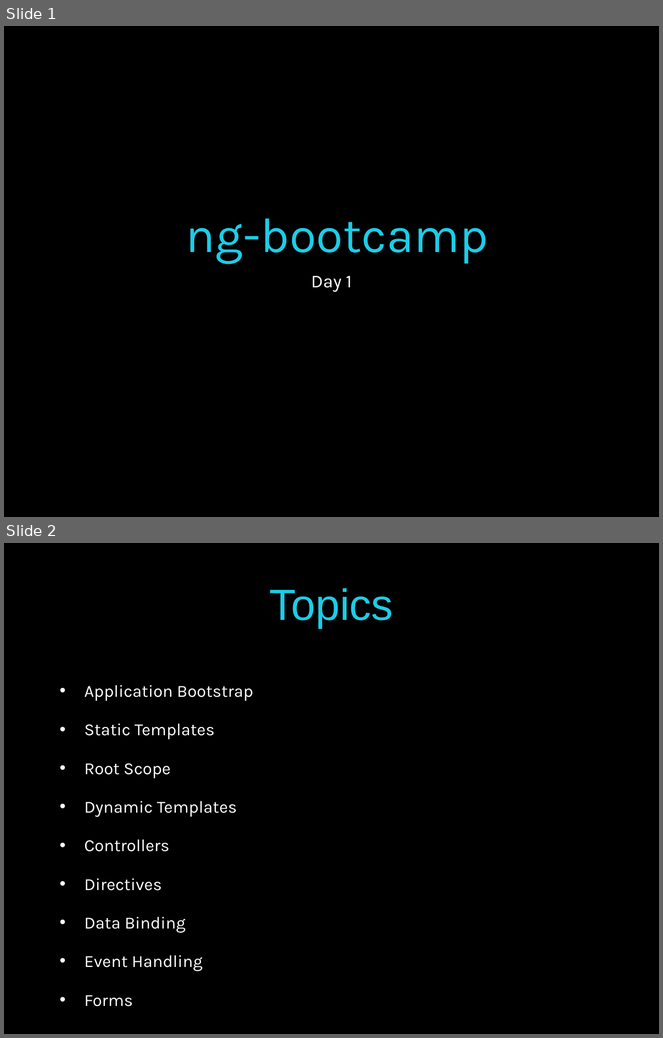
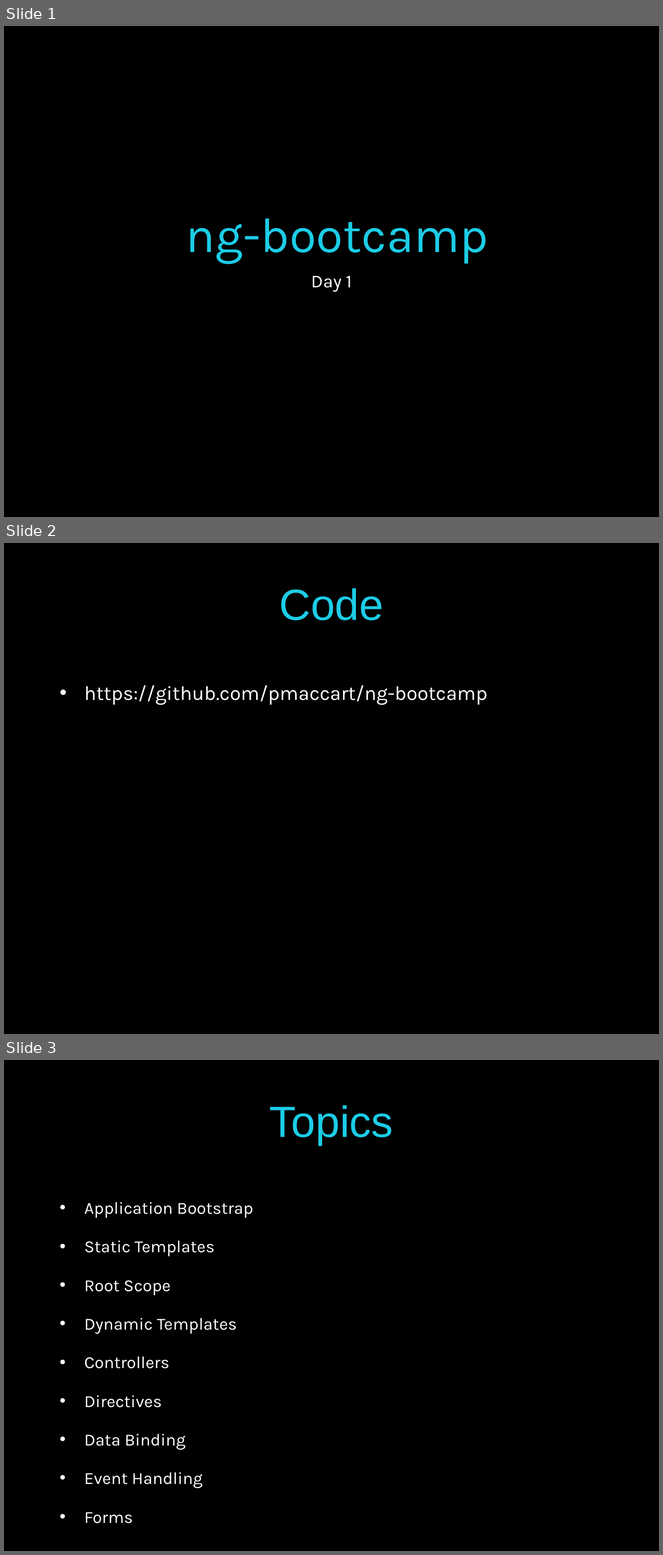
Before and after one commit to pmaccart/ng-bootcamp, a slide deck: slides/ng-bootcamp-day-1.pptx. Shown one above the other, each under a label of ours: slides 1 and 2 before the commit, slides 1, 2 and 3 after it. The pictures are 663x1038 and 663x1555 pixels, drawn with LibreOffice and Linux fonts; fonts in the diff are those of the drawing. Boxes give left, top, right and bottom in pixels: in the first picture for what was removed or moved away, otherwise in the second. Text is boxed around its words. In the diff, an @@ line names an element or a change of style, - is before the commit and + after.

```diff
--- a/slides/ng-bootcamp-day-1.pptx
+++ b/slides/ng-bootcamp-day-1.pptx
@@ slide 2 added at <box>4,543,659,1034</box>, background #000000 @@
@@ title added at <box>279,588,384,620</box>, 48 pt, text #1CCDE7 @@
+Code
@@ text added at <box>84,685,488,705</box>, 22 pt, text #FFFFFF @@
+• https://github.com/pmaccart/ng-bootcamp
@@ what was slide 2 is now slide 3 @@
```
Also in this commit, not shown: 1 slide changed.
